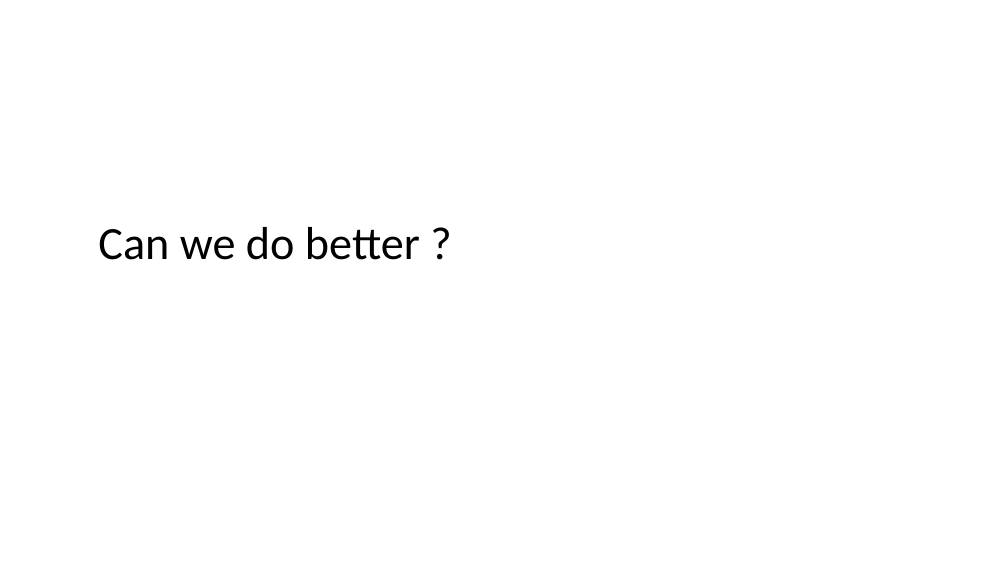
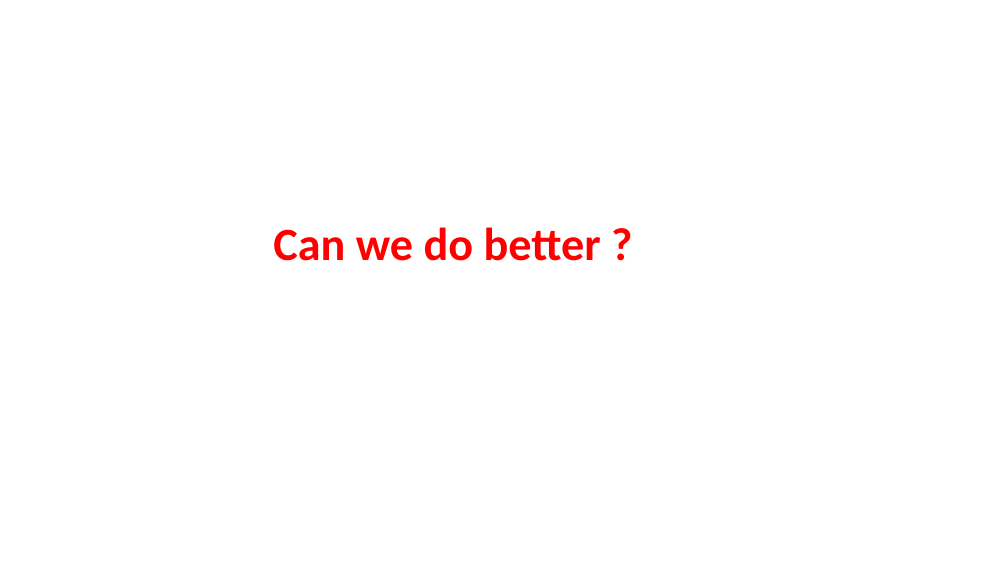
Before and after one commit to anuj-dimri25/Random-Delay-and-Indirections, a slide deck: slide 16 of proposal_dec.pptx (slide 13 before the commit). Drawn at 1008x567 pixels with LibreOffice and Linux fonts; fonts in the diff are those of the drawing. Boxes give left, top, right and bottom in pixels: in the first picture for what was removed or moved away, otherwise in the second. Text is boxed around its words. In the diff, an @@ line names an element or a change of style, - is before the commit and + after.

```diff
--- a/proposal_dec.pptx
+++ b/proposal_dec.pptx
@@ title "Can we do better ?": place and size @@
-title "Can we do better ?" at box(98, 227, 420, 260)
+title "Can we do better ?" at box(273, 227, 601, 261)
@@ title "Can we do better ?" at box(273, 227, 601, 261): text colour #000000 to #FF0000, bold on @@
```
Also in this commit, not shown: 24 other slides changed, 10 slides added, 2 slides removed.
